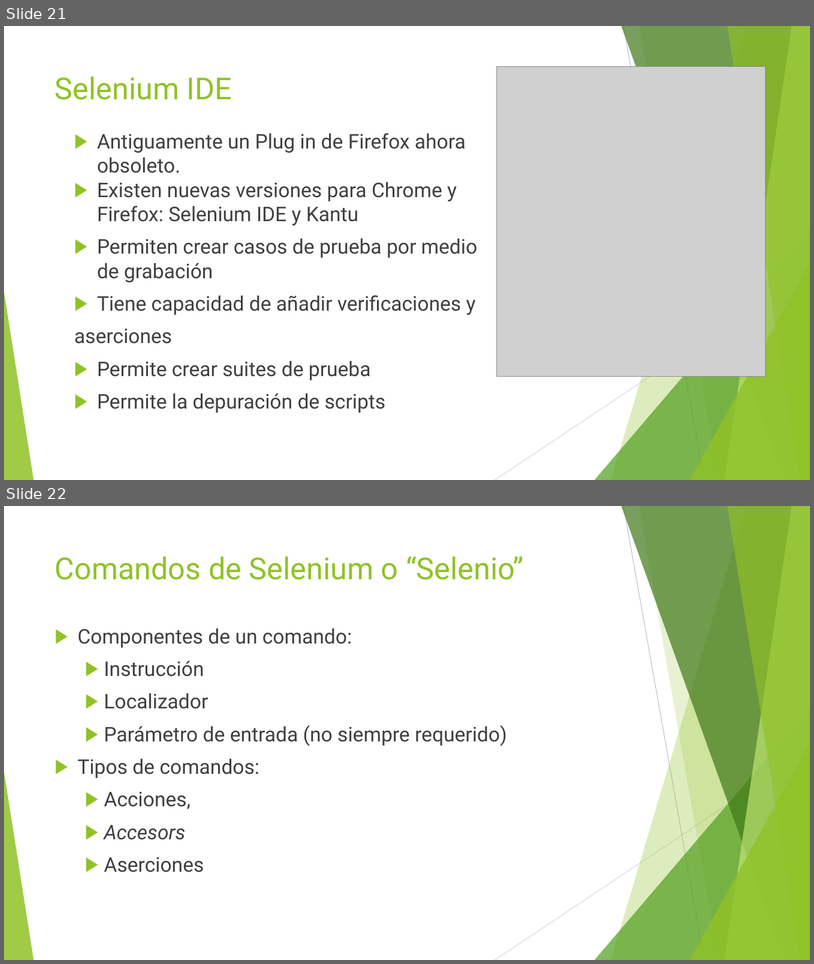
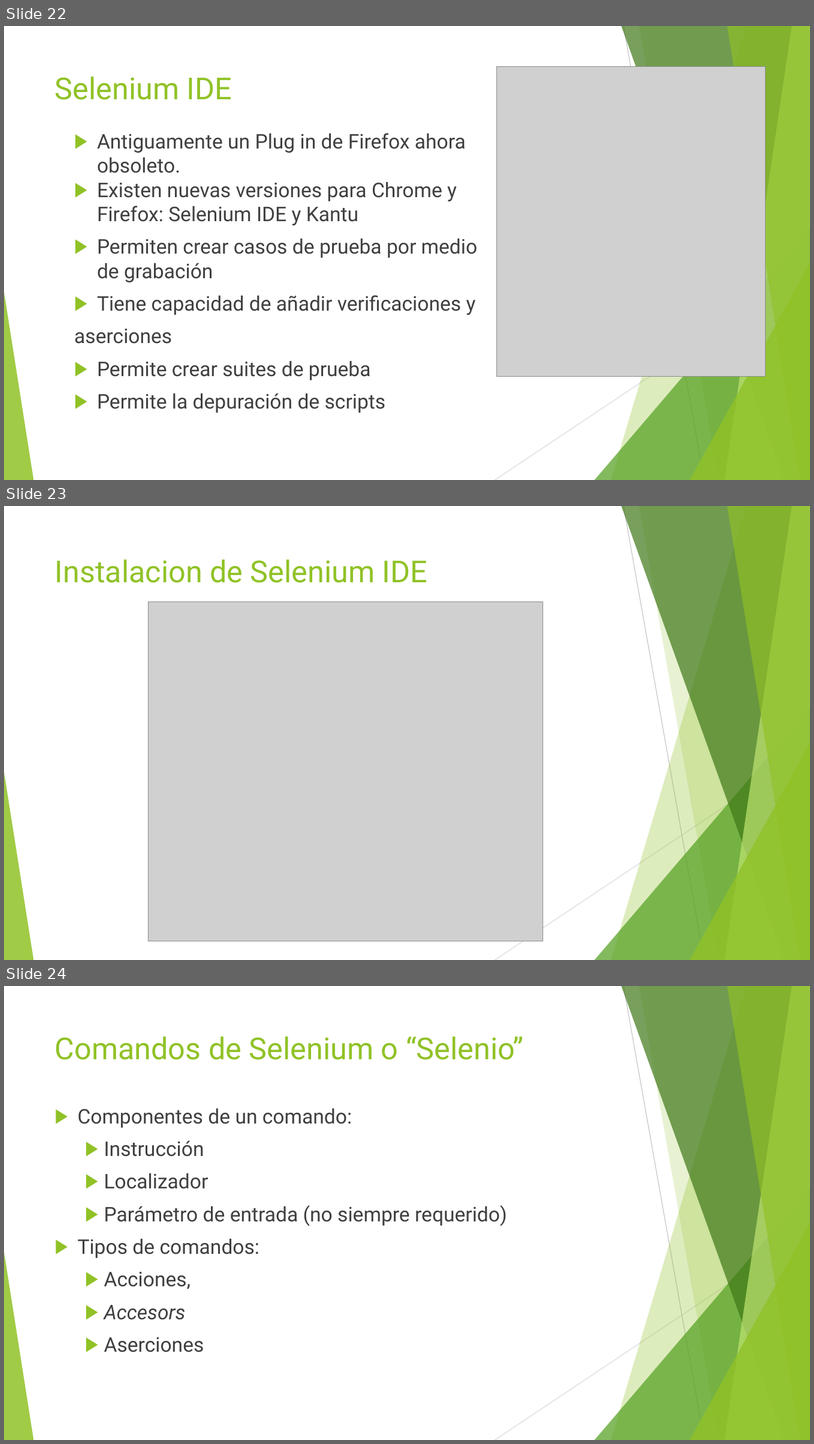
Before and after one commit to jomarnavarro/intro_automation, a slide deck: presentaciones/Selenium, session 1.pptx. Shown one above the other, each under a label of ours: slides 21 and 22 before the commit, slides 22, 23 and 24 after it. The pictures are 814x964 and 814x1444 pixels, drawn with LibreOffice and Linux fonts; fonts in the diff are those of the drawing; grey boxes stand for pictures. Boxes give left, top, right and bottom in pixels: in the first picture for what was removed or moved away, otherwise in the second. Text is boxed around its words. In the diff, an @@ line names an element or a change of style, - is before the commit and + after.

```diff
--- a/presentaciones/Selenium, session 1.pptx
+++ b/presentaciones/Selenium, session 1.pptx
@@ slide 23 added at (4, 506, 810, 960), background #FFFFFF; not listed: 10 template elements that a slide beside it also shows @@
@@ title added at (55, 559, 428, 583), 36 pt, text #90C226 @@
+Instalacion de Selenium IDE
@@ picture added at (149, 601, 543, 940) @@
@@ what was slide 21 is now slide 22 @@
@@ what was slide 22 is now slide 24 @@
```
Also in this commit, not shown: 3 slides changed, 5 other slides added.
